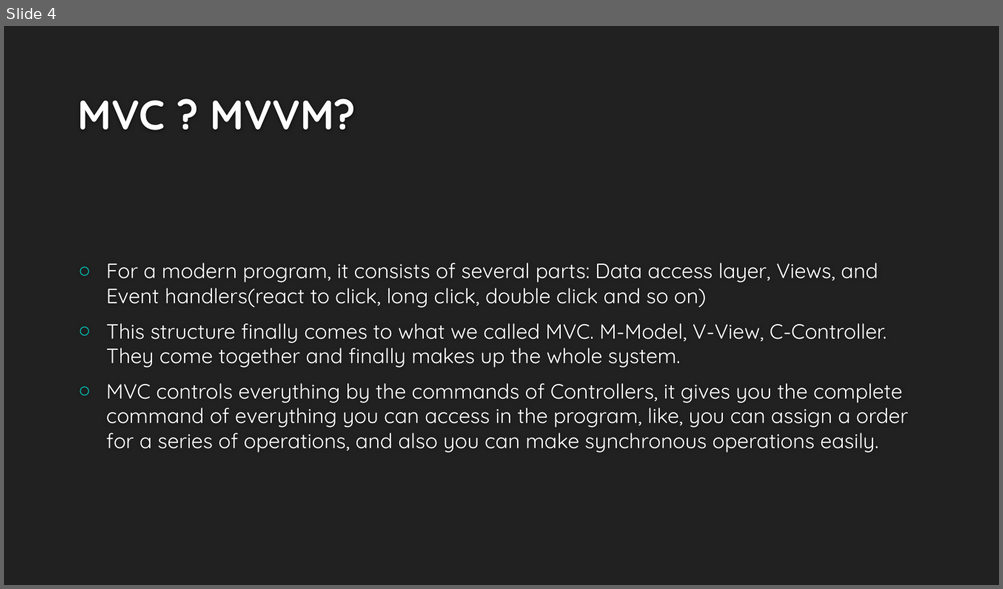
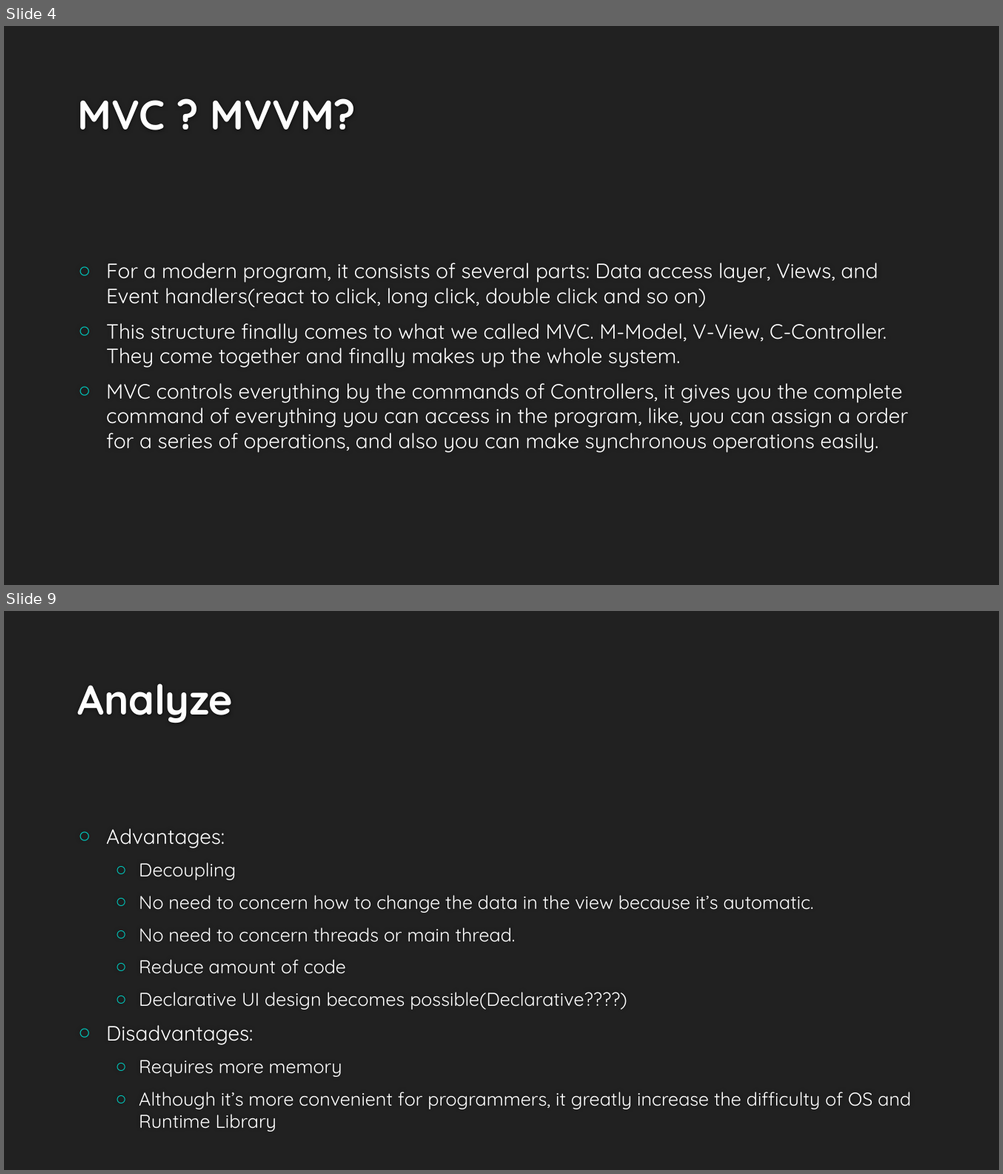
Before and after one commit to czf0613/android-tutorial, a slide deck: ppt/MVVM in Application programming.pptx. Shown one above the other, each under a label of ours: slide 4 before the commit, slides 4 and 9 after it; the slides between them are not shown. The pictures are 1003x589 and 1003x1174 pixels, drawn with LibreOffice and Linux fonts; fonts in the diff are those of the drawing; background and template pictures are left out. Boxes give left, top, right and bottom in pixels: in the first picture for what was removed or moved away, otherwise in the second. Text is boxed around its words. In the diff, an @@ line names an element or a change of style, - is before the commit and + after.

```diff
--- a/ppt/MVVM in Application programming.pptx
+++ b/ppt/MVVM in Application programming.pptx
@@ slide 9 added at <box>4,611,999,1170</box>, background #212121 @@
@@ title added at <box>77,684,233,723</box>, 40 pt, text #FEFEFE, bold @@
+Analyze
@@ text added at <box>106,829,910,1132</box>, 18 pt, text #FFFFFF @@
+○ Advantages:
+  ○ Decoupling
+  ○ No need to concern how to change the data in the view because it’s automatic.
+  ○ No need to concern threads or main thread.
+  ○ Reduce amount of code
+  ○ Declarative UI design becomes possible(Declarative????)
+○ Disadvantages:
+  ○ Requires more memory
+  ○ Although it’s more convenient for programmers, it greatly increase the difficulty of OS and Runtime Library
```
Also in this commit, not shown: 2 slides changed, 4 other slides added, 1 slide removed.
